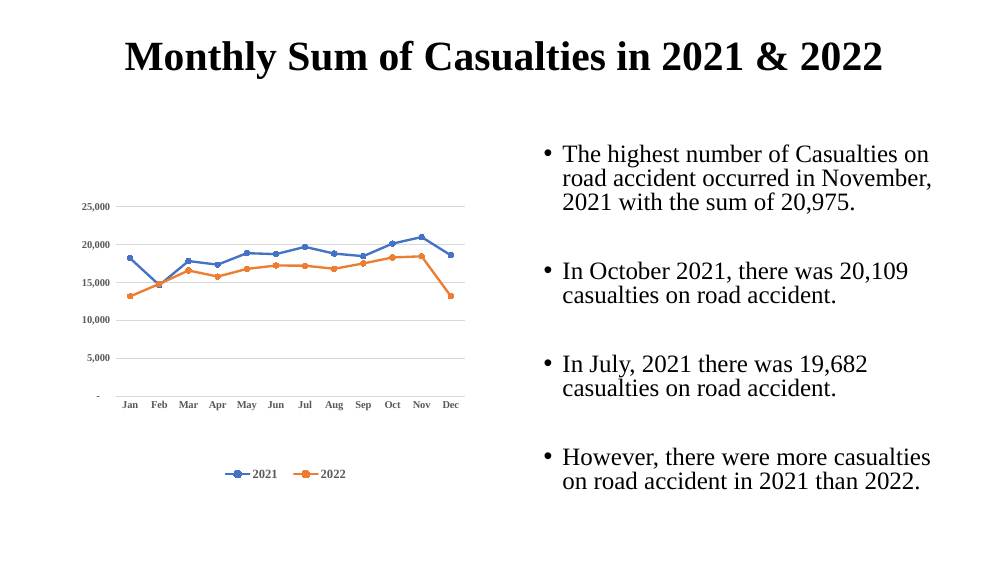
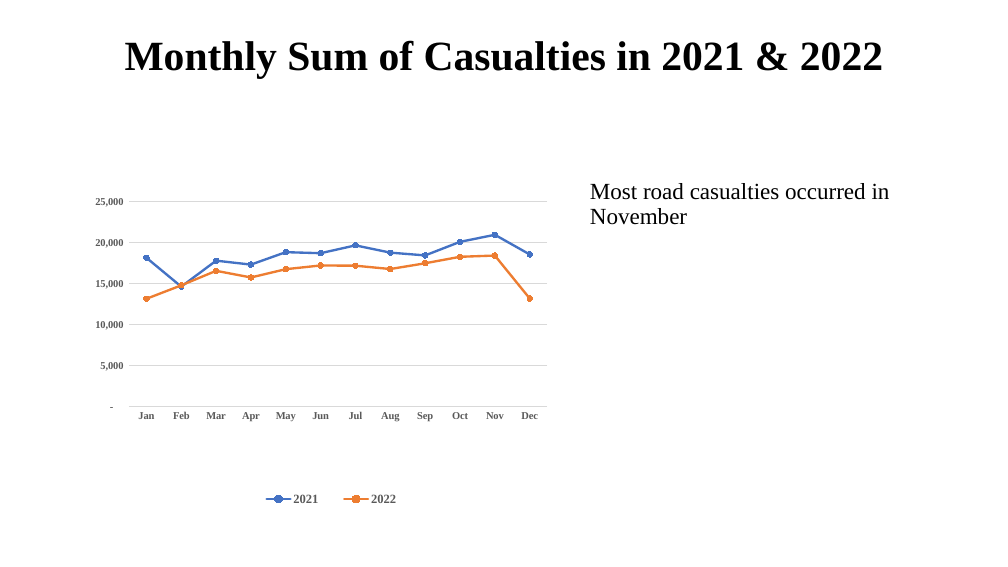
Before and after one commit to Amy2220/Amy_Projects, a slide deck: slide 2 of Road_Accident_Analysis/Road_Accident_Data.pptx. Drawn at 1008x567 pixels with LibreOffice and Linux fonts; fonts in the diff are those of the drawing. Boxes give left, top, right and bottom in pixels: in the first picture for what was removed or moved away, otherwise in the second. Text is boxed around its words. In the diff, an @@ line names an element or a change of style, - is before the commit and + after.

```diff
--- a/Road_Accident_Analysis/Road_Accident_Data.pptx
+++ b/Road_Accident_Analysis/Road_Accident_Data.pptx
@@ line chart at [53,146,566,535] @@
@@ plot area changed @@
@@ line chart: place and size @@
-line chart at [53,147,482,507]
+line chart at [53,146,566,535]
@@ text at [590,183,890,225]: text changed; size 23.8 to 22 pt @@
-• The highest number of Casualties on road accident occurred in November, 2021 with the sum of 20,975.
-• In October 2021, there was 20,109 casualties on road accident.
-• In July, 2021 there was 19,682 casualties on road accident.
-• However, there were more casualties on road accident in 2021 than 2022.
+Most road casualties occurred in November
```
Also in this commit, not shown: 6 other slides changed.
